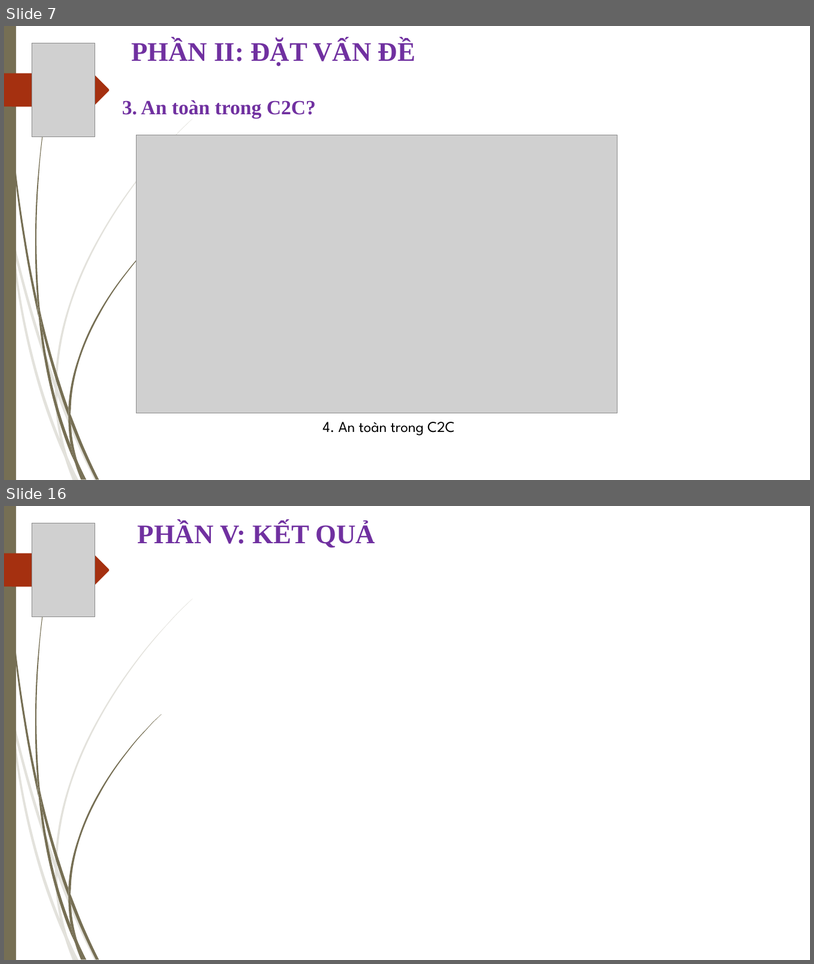
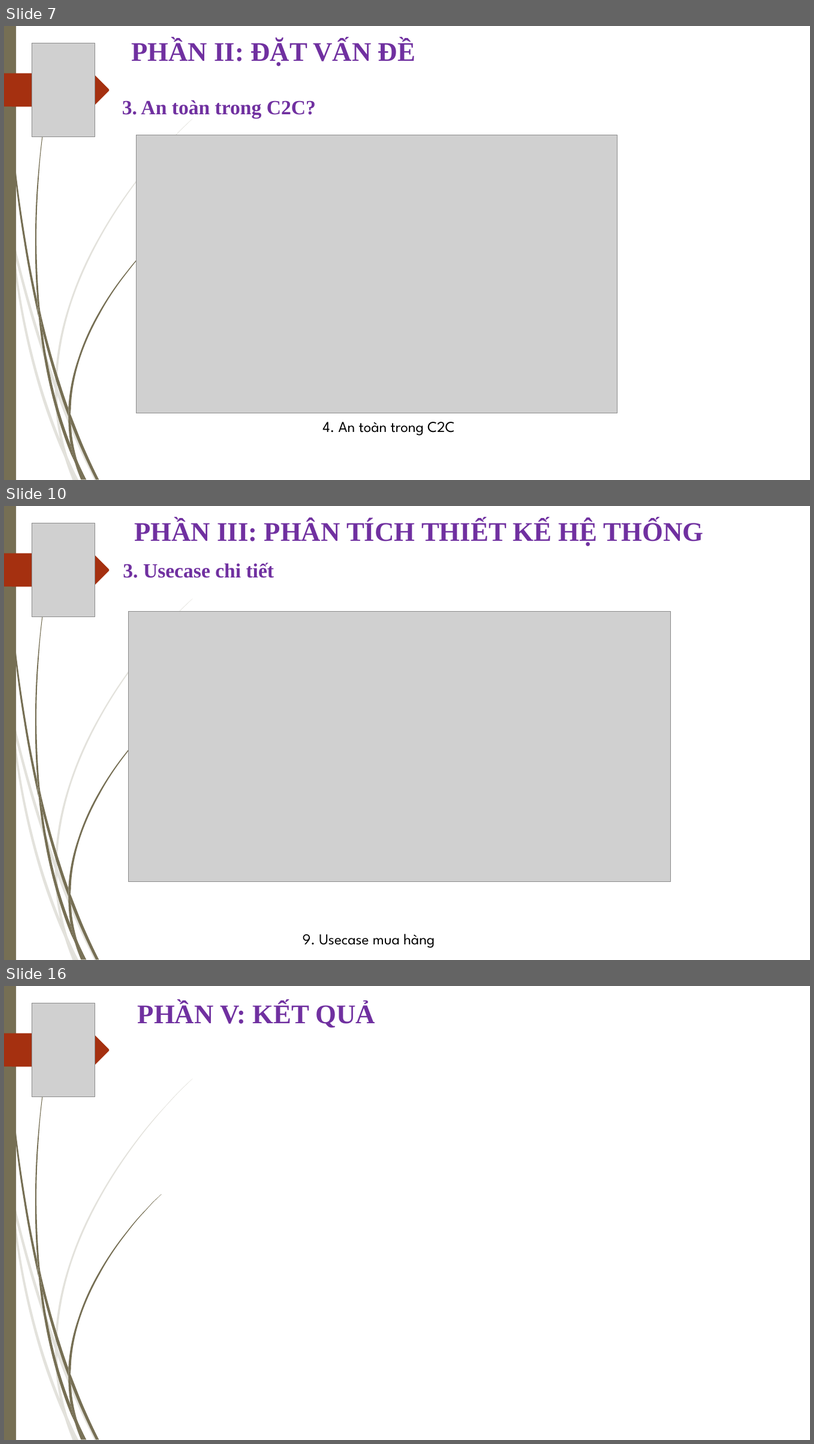
Before and after one commit to thanhgonzalo/datn, a slide deck: Slide.ppt. Shown one above the other, each under a label of ours: slides 7 and 16 before the commit, slides 7, 10 and 16 after it; the slides between them are not shown. The pictures are 814x964 and 814x1444 pixels, drawn with LibreOffice and Linux fonts; fonts in the diff are those of the drawing; grey boxes stand for pictures; background and template pictures are left out. Boxes give left, top, right and bottom in pixels: in the first picture for what was removed or moved away, otherwise in the second. Text is boxed around its words. In the diff, an @@ line names an element or a change of style, - is before the commit and + after.

```diff
--- a/Slide.ppt
+++ b/Slide.ppt
@@ slide 10 added at <box>4,506,810,960</box>, background picture (left out); not listed: 24 template elements that a slide beside it also shows @@
@@ picture added at <box>32,523,95,616</box> @@
@@ text added at <box>134,520,704,546</box>, 32 pt, text #7030A0, bold @@
+PHẦN III: PHÂN TÍCH THIẾT KẾ HỆ THỐNG
@@ text added at <box>123,562,275,578</box>, 24 pt, text #7030A0, bold @@
+3. Usecase chi tiết
@@ picture added at <box>129,611,671,881</box> @@
@@ text added at <box>303,933,435,948</box>, 18 pt, text #000000 @@
+9. Usecase mua hàng
```
Also in this commit, not shown: 9 slides changed, 1 slide removed.
